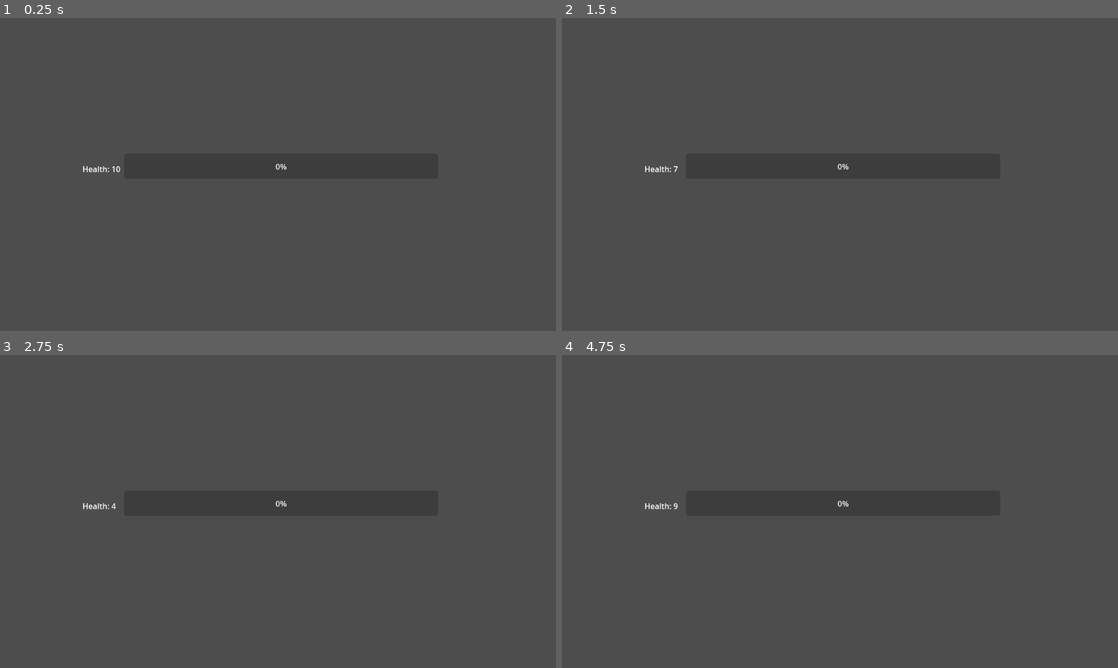
Above: before the commit, frames 1-4 (two rows, left to right).
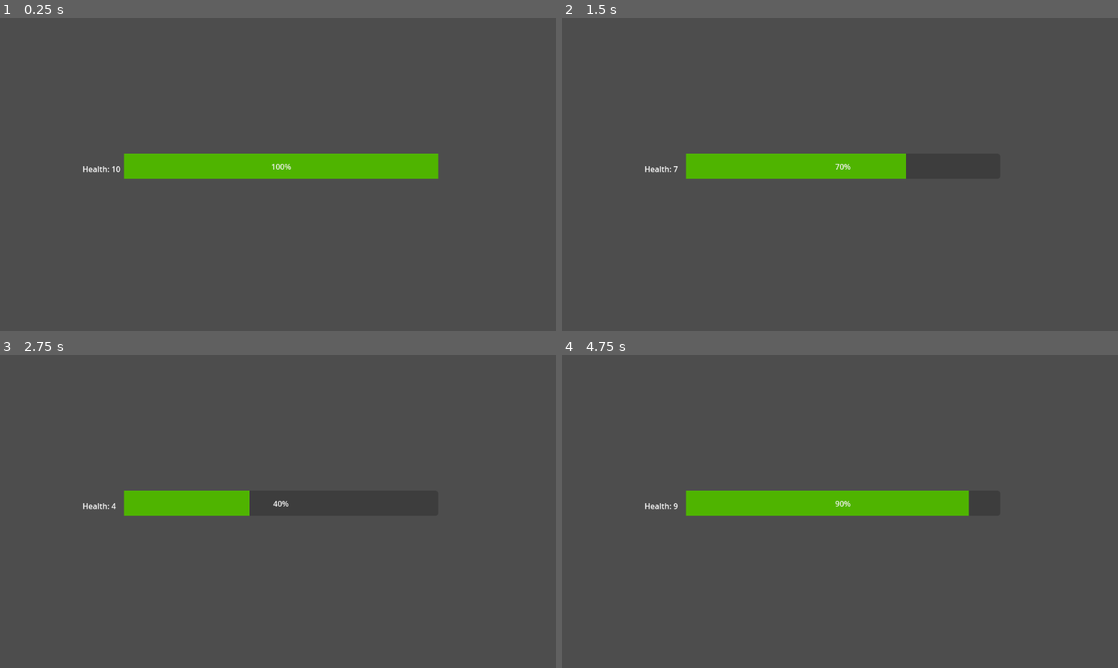
Above: after the commit, the same moments.

Repository: tremenditomen/Rickety-Airship
Game: Godot game, scene res://gauges/Health.tscn
Same seed, same stepped clock (60 frames per second), same inputs: the game is played once before the commit and once after it. Before the commit the project has no main scene; this scene is started directly in both runs.
Inputs:
- Up to frame 1 (0.25 s): no input
- Up to frame 2 (1.5 s): tap Enter (ui_accept) at 0.5, 1.35 s; hold Right (move_right, bound only before the commit) 0.53-1.28 s; hold Enter (ui_accept) 0.53-1.28 s; hold Left (move_left, bound only before the commit) from 1.28 s (still down)
- Up to frame 3 (2.75 s): tap Enter (ui_accept) at 1.52, 1.82 s; release Left (move_left, bound only before the commit) at 2.03 s; hold Right (move_right, bound only before the commit) from 2.03 s (still down); hold Enter (ui_accept) from 2.03 s (still down)
- Up to frame 4 (4.75 s): release Enter (ui_accept) at 2.78 s; tap Enter (ui_accept) at 2.85, 3.02, 3.32, 4.35, 4.52 s; release Right (move_right, bound only before the commit) at 3.53 s; hold Enter (ui_accept) 3.53-4.28 s; hold Left (move_left, bound only before the commit) from 3.53 s (still down)

The runs differ from the first frame. In frame 1, 4.5% of the frame differs, in the area x 22-79%, y 43-52%; in frame 2, 3.2%; in frame 3, 1.8%; in frame 4, 4.1%.

Commit message:
Health bar
health bar is working need to implement the color change ass the bar health lowers.

Diff:
--- a/gauges/Health.gd
+++ b/gauges/Health.gd
@@ -5,11 +5,11 @@
 func _ready() -> void:
 	print("hello")
 	set_health_label ()
-	$HealthBar
+	$HealthBar.max_value = MAX_HEALTH
 	set_health_bar ()
 
 func set_health_bar () -> void:
-	pass
+	$HealthBar.value = health
 
 func set_health_label() -> void:
 	$HealthLabel.text = "Health: %s" % health
@@ -19,8 +19,10 @@
 		damage()
 
 
-func damage()-> void:
+func damage():
+	$HealthBar
 	health -=1
 	if health<0:
 		health = MAX_HEALTH
 	set_health_label()
+	set_health_bar()
--- a/gauges/Health.tscn
+++ b/gauges/Health.tscn
@@ -1,6 +1,9 @@
-[gd_scene load_steps=2 format=3 uid="uid://dyh6nduy3do41"]
+[gd_scene load_steps=3 format=3 uid="uid://dyh6nduy3do41"]
 
 [ext_resource type="Script" path="res://gauges/Health.gd" id="1_vps0b"]
+
+[sub_resource type="StyleBoxFlat" id="StyleBoxFlat_q7441"]
+bg_color = Color(0.309804, 0.705882, 0, 1)
 
 [node name="Health" type="Node2D"]
 position = Vector2(169, -513)
@@ -11,6 +14,7 @@
 offset_top = 794.0
 offset_right = 739.0
 offset_bottom = 846.0
+theme_override_styles/fill = SubResource("StyleBoxFlat_q7441")
 max_value = 10.0
 step = 1.0
 
--- a/project.godot
+++ b/project.godot
@@ -11,21 +11,9 @@
 [application]
 
 config/name="RicketyAirship"
+run/main_scene="res://main.tscn"
 config/features=PackedStringArray("4.1", "Forward Plus")
 config/icon="res://icon.svg"
-
-[input]
-
-move_right={
-"deadzone": 0.5,
-"events": [Object(InputEventKey,"resource_local_to_scene":false,"resource_name":"","device":-1,"window_id":0,"alt_pressed":false,"shift_pressed":false,"ctrl_pressed":false,"meta_pressed":false,"pressed":false,"keycode":0,"physical_keycode":4194321,"key_label":0,"unicode":0,"echo":false,"script":null)
-]
-}
-move_left={
-"deadzone": 0.5,
-"events": [Object(InputEventKey,"resource_local_to_scene":false,"resource_name":"","device":-1,"window_id":0,"alt_pressed":false,"shift_pressed":false,"ctrl_pressed":false,"meta_pressed":false,"pressed":false,"keycode":0,"physical_keycode":4194319,"key_label":0,"unicode":0,"echo":false,"script":null)
-]
-}
 
 [display]
 
